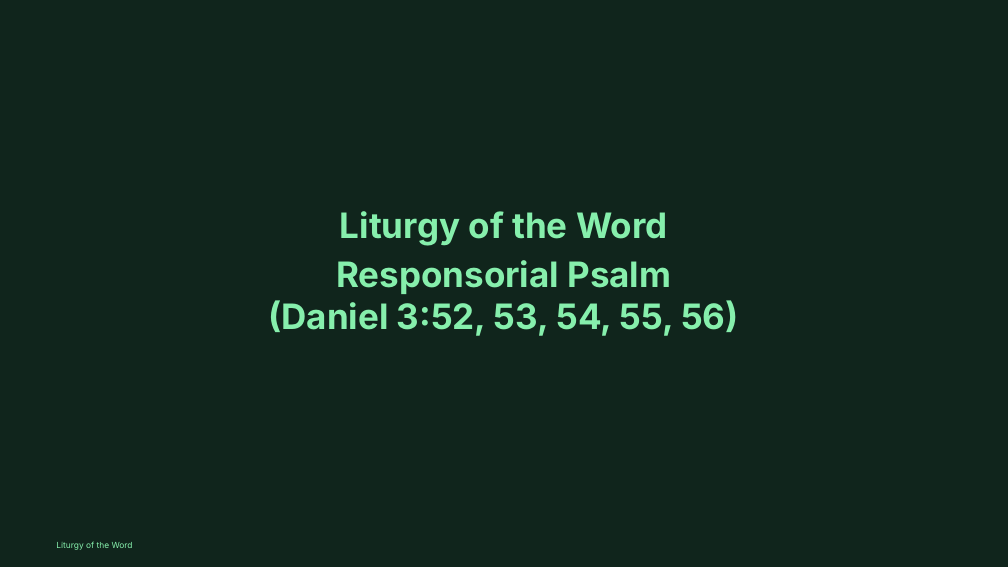
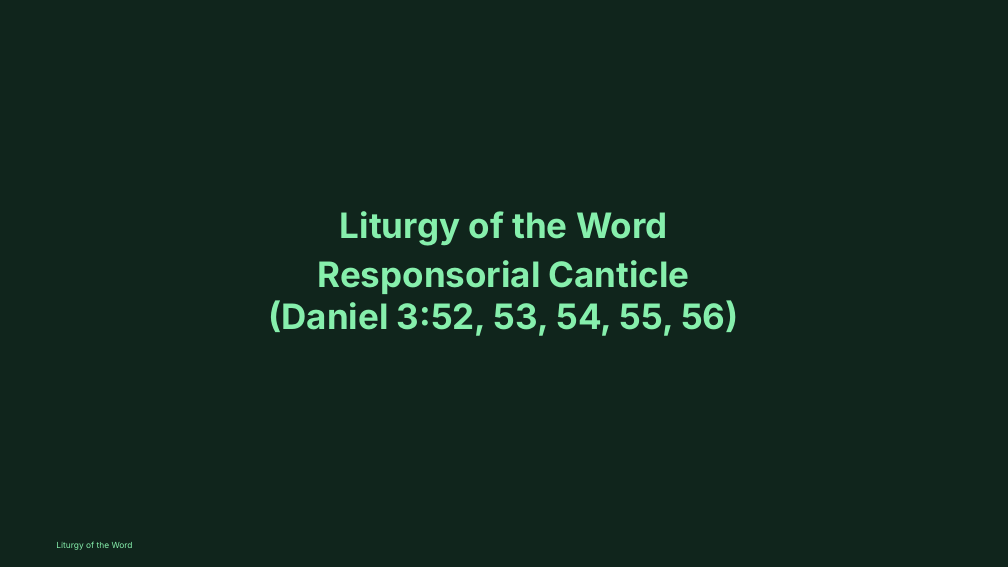
Before and after one commit to divinogabriel9/verbum, a slide deck: slide 20 of outputs/GFCC31May2026_OrdinaryTime.pptx. Drawn at 1008x567 pixels with LibreOffice and Linux fonts; fonts in the diff are those of the drawing. Boxes give left, top, right and bottom in pixels: in the first picture for what was removed or moved away, otherwise in the second. Text is boxed around its words. In the diff, an @@ line names an element or a change of style, - is before the commit and + after.

```diff
--- a/outputs/GFCC31May2026_OrdinaryTime.pptx
+++ b/outputs/GFCC31May2026_OrdinaryTime.pptx
@@ text at (268, 260, 739, 336): text changed @@
-Responsorial Psalm
-(Daniel 3:52, 53, 54, 55, 56)
+Responsorial Canticle
+(Daniel 3:52, 53, 54, 55, 56)
```
Also in this commit, not shown: 37 other files.
